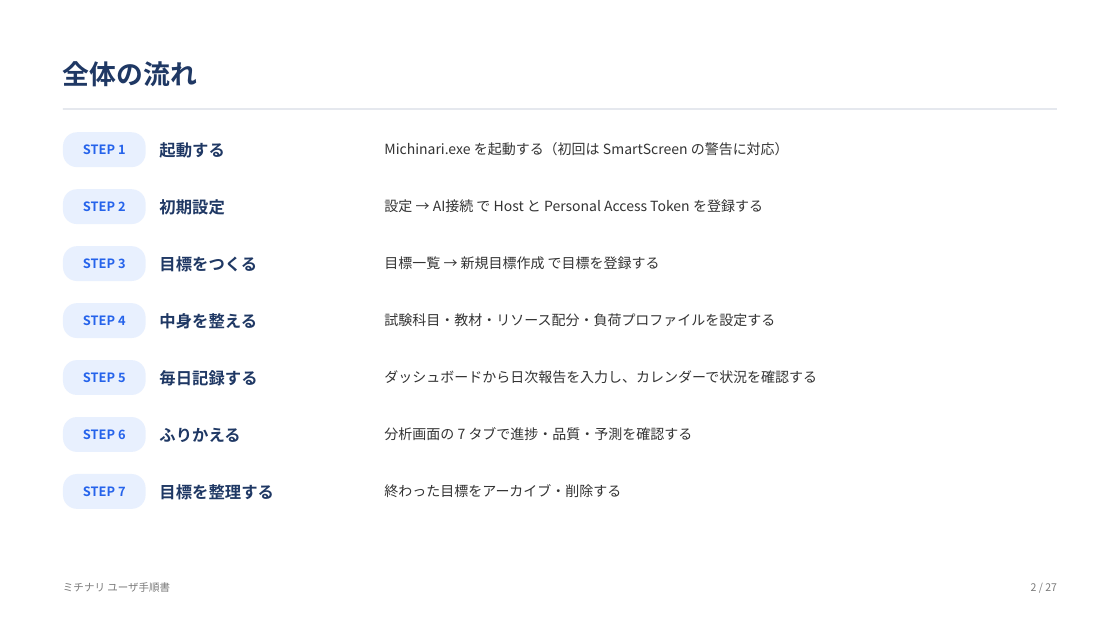
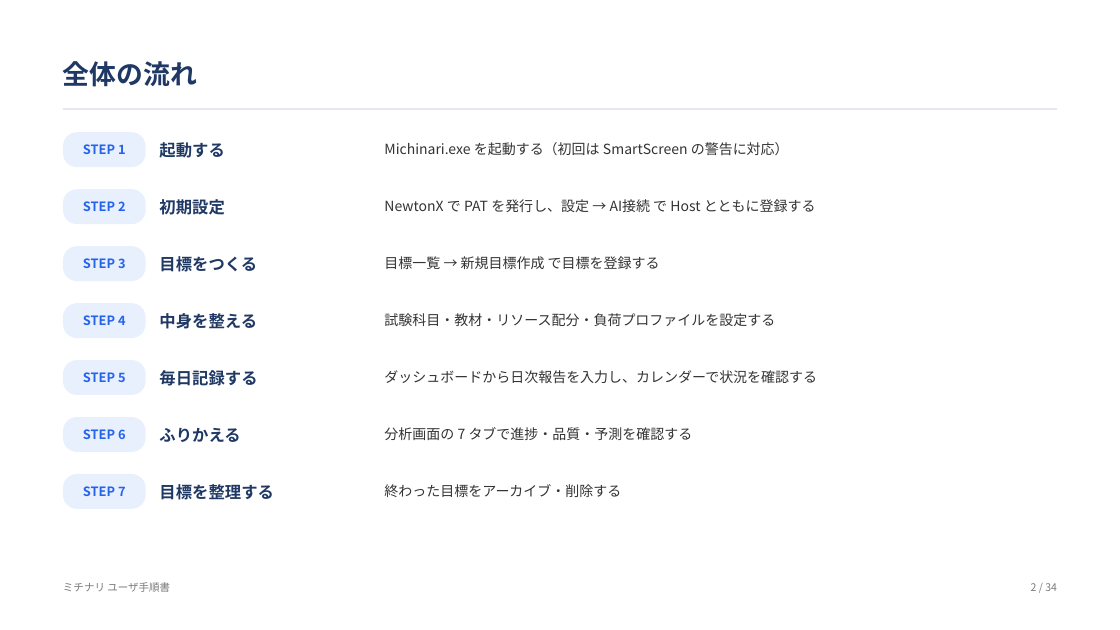
Before and after one commit to teppei19980914/Michinari, a slide deck: slide 2 of docs/ユーザ手順書.pptx. Drawn at 1120x630 pixels with LibreOffice and Linux fonts; fonts in the diff are those of the drawing. Boxes give left, top, right and bottom in pixels: in the first picture for what was removed or moved away, otherwise in the second. Text is boxed around its words. In the diff, an @@ line names an element or a change of style, - is before the commit and + after.

```diff
--- a/docs/ユーザ手順書.pptx
+++ b/docs/ユーザ手順書.pptx
@@ text at (384,199,816,212): text changed @@
-設定 → AI接続 で Host と Personal Access Token を登録する
+NewtonX で PAT を発行し、設定 → AI接続 で Host とともに登録する
@@ text at (1031,583,1057,591): text changed @@
-2 / 27
+2 / 34
```
Also in this commit, not shown: 25 other slides changed, 7 slides added, 1 other file.
